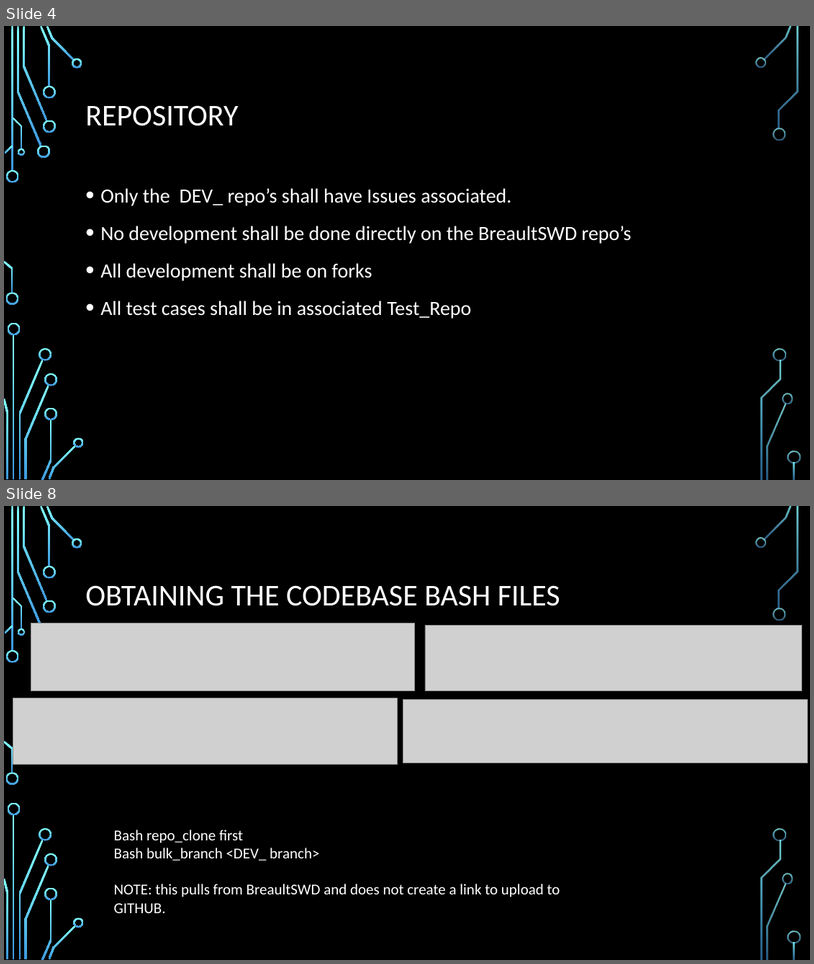
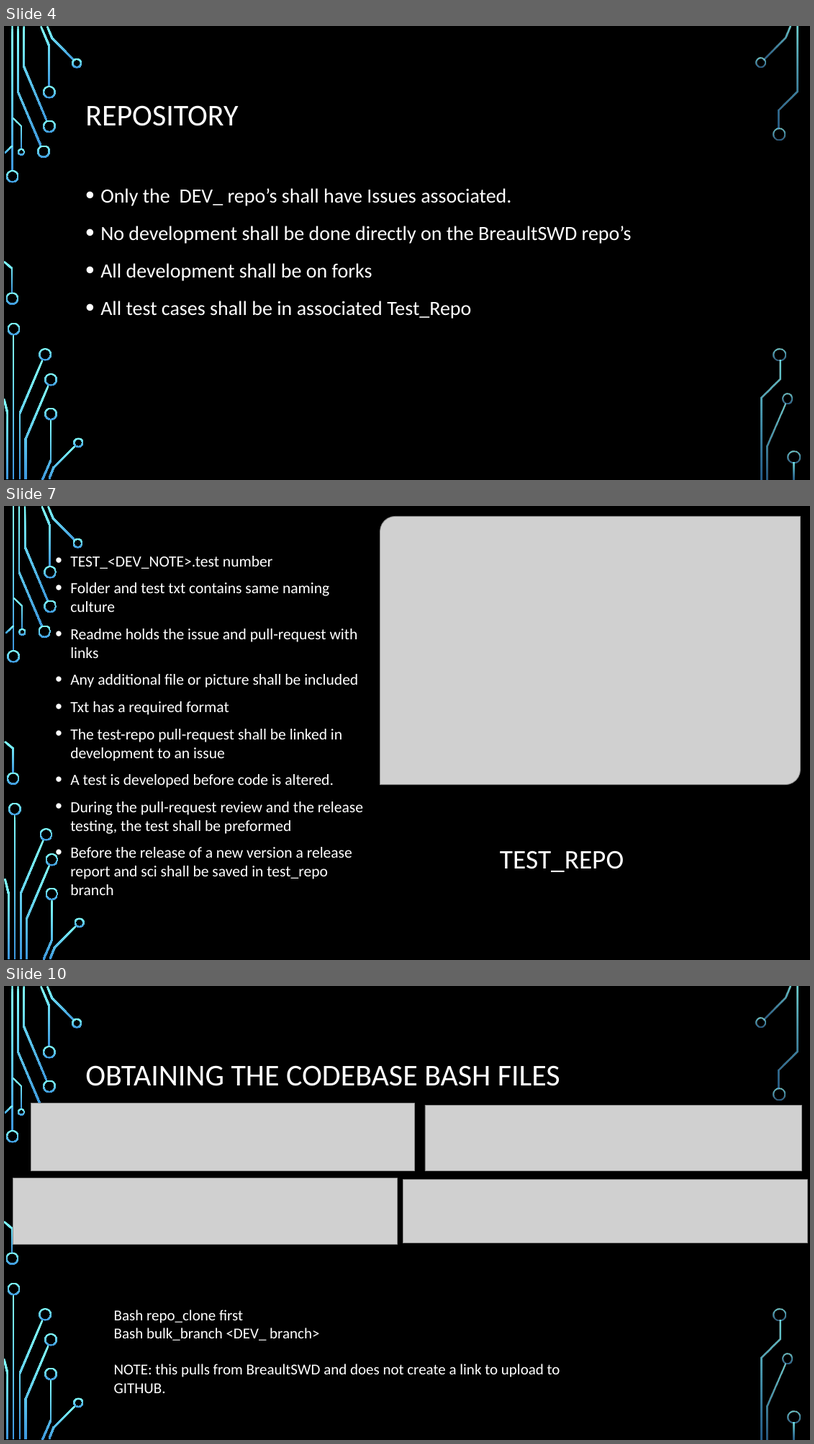
Before and after one commit to Ndig-BRO/DEV_training, a slide deck: BREAULT SWD TRAINING.pptx. Shown one above the other, each under a label of ours: slides 4 and 8 before the commit, slides 4, 7 and 10 after it; the slides between them are not shown. The pictures are 814x964 and 814x1444 pixels, drawn with LibreOffice and Linux fonts; fonts in the diff are those of the drawing; grey boxes stand for pictures; background and template pictures are left out. Boxes give left, top, right and bottom in pixels: in the first picture for what was removed or moved away, otherwise in the second. Text is boxed around its words. In the diff, an @@ line names an element or a change of style, - is before the commit and + after.

```diff
--- a/BREAULT SWD TRAINING.pptx
+++ b/BREAULT SWD TRAINING.pptx
@@ slide 7 added at box(4, 506, 810, 960), background picture (left out); not listed: 17 template elements that a slide beside it also shows @@
@@ rectangle added at box(4, 506, 810, 960), fill #000000 @@
@@ picture added at box(381, 516, 801, 784) @@
@@ text added at box(70, 556, 363, 895), 18.5 pt, text #FFFFFF @@
+• TEST_<DEV_NOTE>.test number
+• Folder and test txt contains same naming culture
+• Readme holds the issue and pull-request with links
+• Any additional file or picture shall be included
+• Txt has a required format
+• The test-repo pull-request shall be linked in development to an issue
+• A test is developed before code is altered.
+• During the pull-request review and the release testing, the test shall be preformed
+• Before the release of a new version a release report and sci shall be saved in test_repo branch
@@ title added at box(500, 850, 624, 872), 32 pt, text #FFFFFF @@
+TEST_REPO
@@ group added at box(4, 506, 85, 960): 24 freeform shapes, 2 rectangles @@
@@ what was slide 8 is now slide 10 @@
```
Also in this commit, not shown: 6 slides changed, 3 other slides added.
